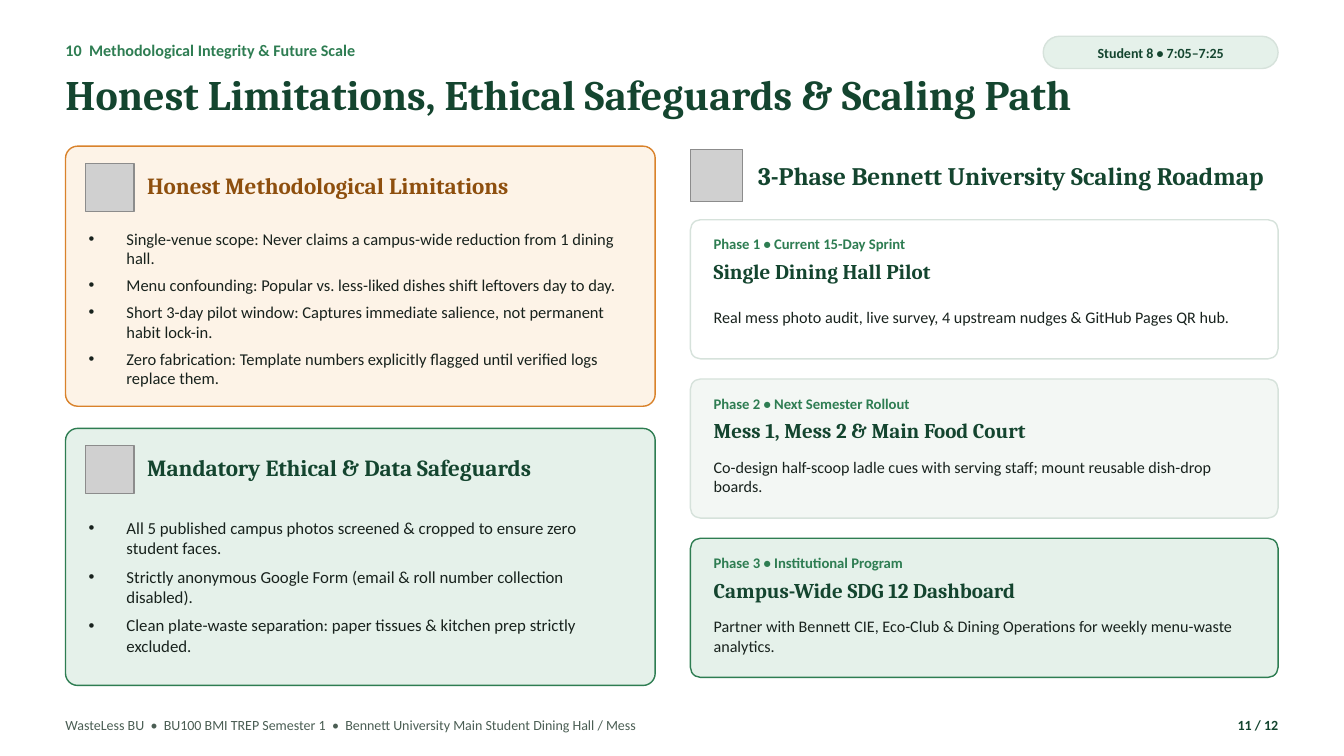
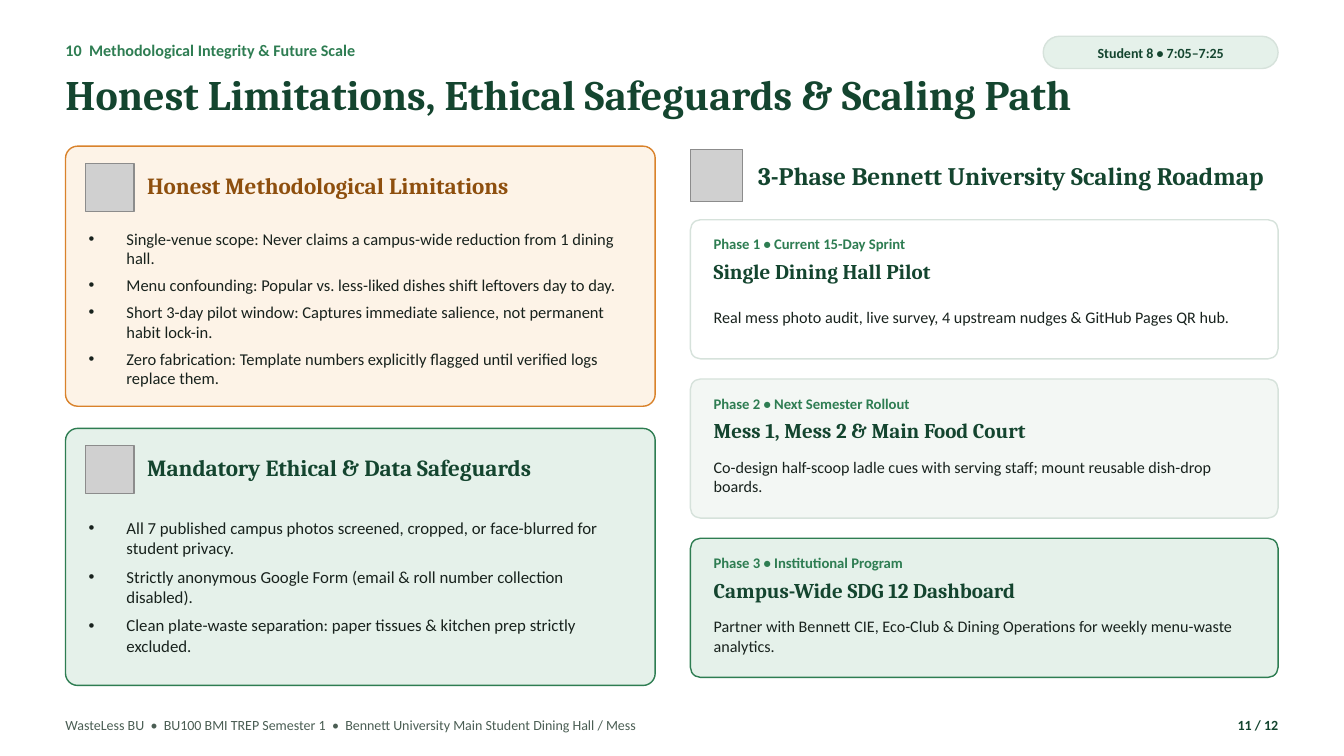
Before and after one commit to PRIYANSHVERMA-droid/wasteless-bu, a slide deck: slide 11 of WasteLess_BU_Pitch_Deck.pptx. Drawn at 1344x756 pixels with LibreOffice and Linux fonts; fonts in the diff are those of the drawing; grey boxes stand for pictures. Boxes give left, top, right and bottom in pixels: in the first picture for what was removed or moved away, otherwise in the second. Text is boxed around its words. In the diff, an @@ line names an element or a change of style, - is before the commit and + after.

Commit message:
Add wide Bennett dining hall overview (privacy-blurred) and Rajma-Chawal Day 2 tray photos across website, DOCX, and PPTX

```diff
--- a/WasteLess_BU_Pitch_Deck.pptx
+++ b/WasteLess_BU_Pitch_Deck.pptx
@@ text at box(126, 522, 597, 557): text changed @@
-• All 5 published campus photos screened & cropped to ensure zero student faces.
+• All 7 published campus photos screened, cropped, or face-blurred for student privacy.
```
Also in this commit, not shown: 6 other slides changed, 6 other files.
